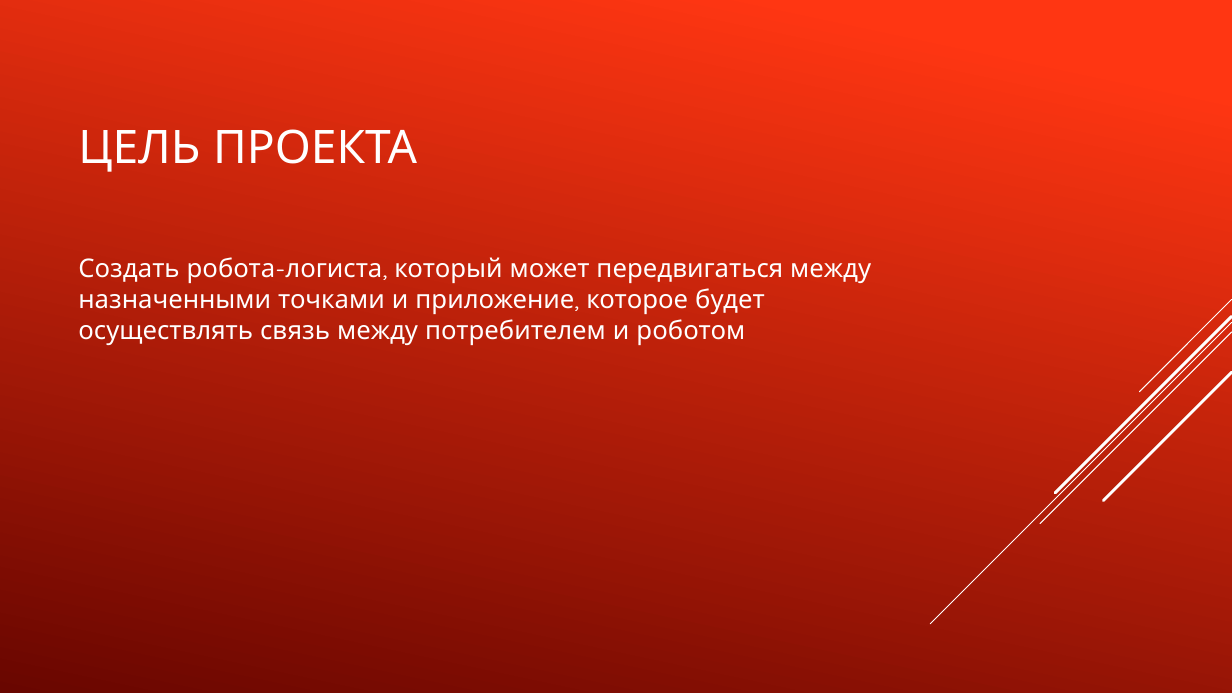
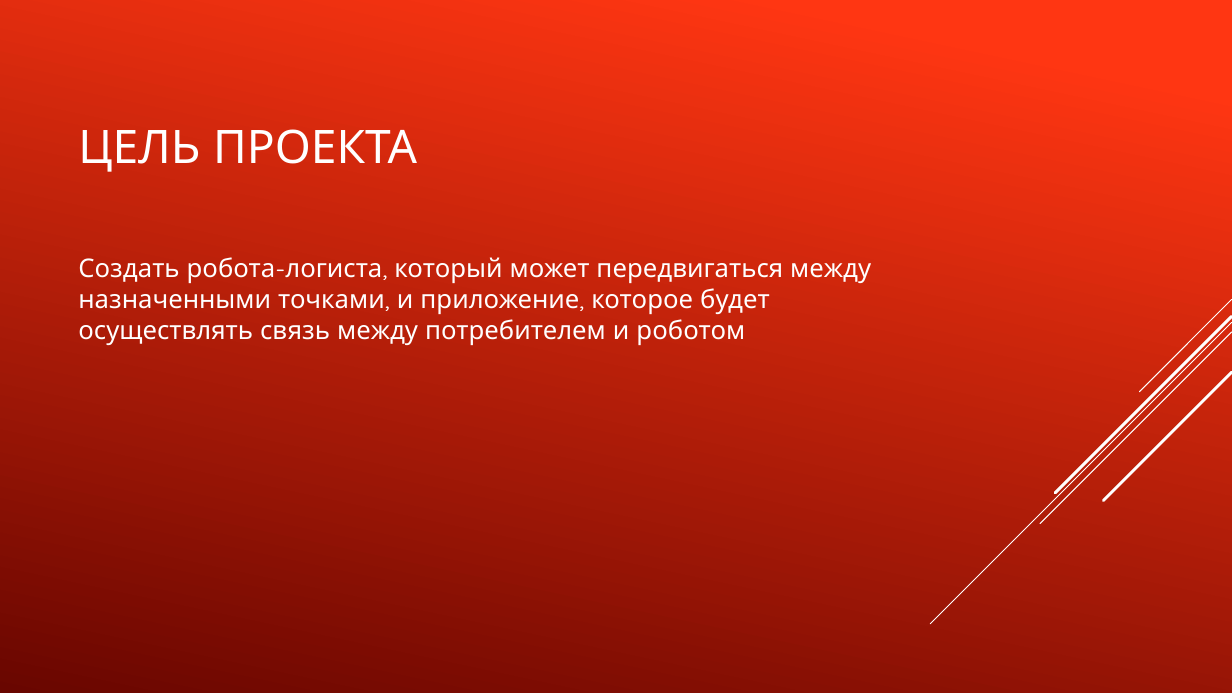
Before and after one commit to TransoChel/ProjectRobotLogistic, a slide deck: slide 2 of Проект «Робот-логист».pptx. Drawn at 1232x693 pixels with LibreOffice and Linux fonts; fonts in the diff are those of the drawing. Boxes give left, top, right and bottom in pixels: in the first picture for what was removed or moved away, otherwise in the second. Text is boxed around its words. In the diff, an @@ line names an element or a change of style, - is before the commit and + after.

```diff
--- a/Проект «Робот-логист».pptx
+++ b/Проект «Робот-логист».pptx
@@ text at box(78, 257, 871, 345): text changed @@
-Создать робота-логиста, который может передвигаться между назначенными точками и приложение, которое будет осуществлять связь между потребителем и роботом
+Создать робота-логиста, который может передвигаться между назначенными точками, и приложение, которое будет осуществлять связь между потребителем и роботом
```
Also in this commit, not shown: 2 other slides changed, 5 slides added, 1 slide removed, 5 other files.
